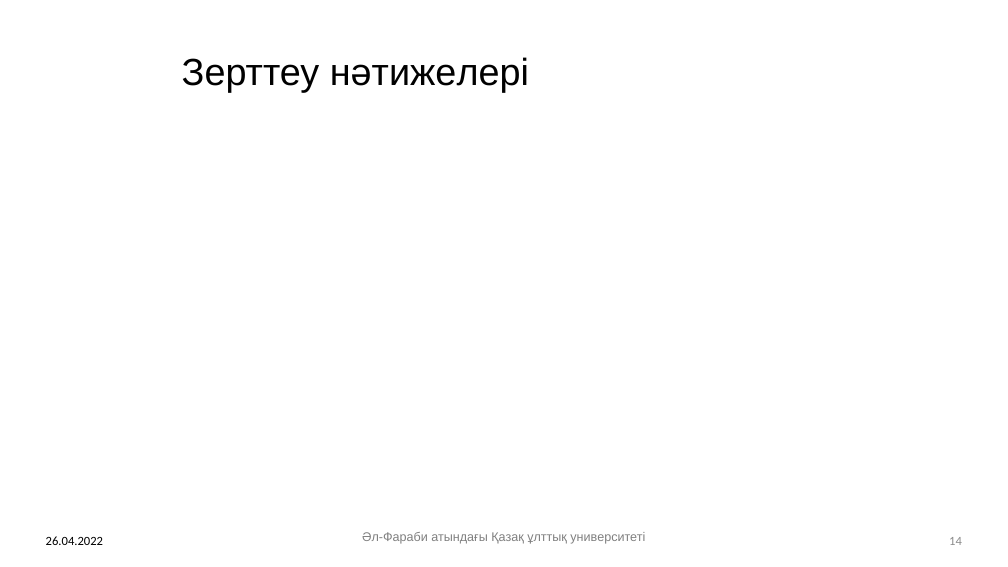
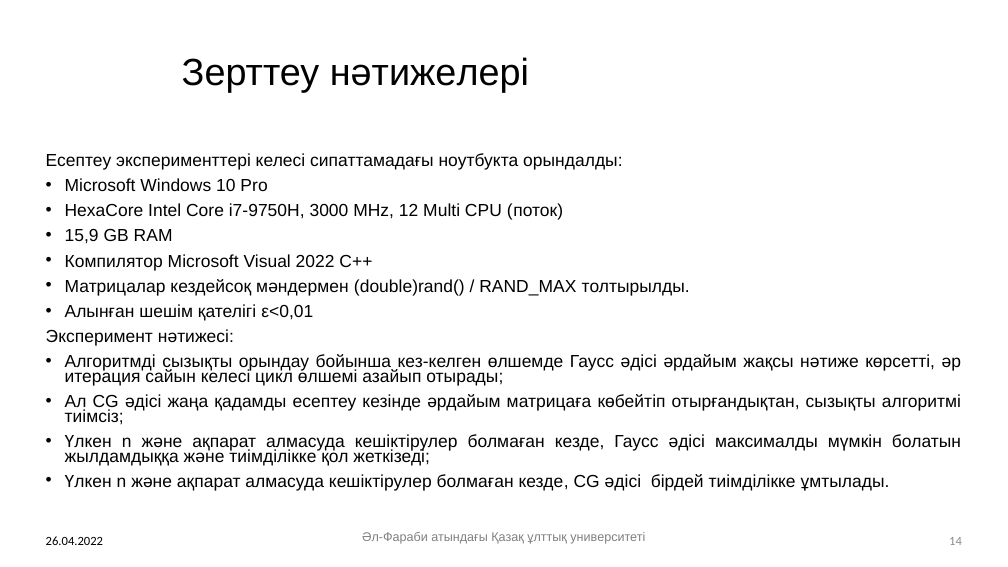
Before and after one commit to Narqyz/satj, a slide deck: slide 14 of Пример каз.pptx. Drawn at 1008x567 pixels with LibreOffice and Linux fonts; fonts in the diff are those of the drawing; background and template pictures are left out. Boxes give left, top, right and bottom in pixels: in the first picture for what was removed or moved away, otherwise in the second. Text is boxed around its words. In the diff, an @@ line names an element or a change of style, - is before the commit and + after.

```diff
--- a/Пример каз.pptx
+++ b/Пример каз.pptx
@@ text added at bbox=[46, 153, 961, 491], 16.6 pt, text #000000 @@
+Есептеу эксперименттері келесі сипаттамадағы ноутбукта орындалды:
+• Microsoft Windows 10 Pro
+• HexaCore Intel Core i7-9750H, 3000 MHz, 12 Multi CPU (поток)
+• 15,9 GB RAM
+• Компилятор Microsoft Visual 2022 C++
+• Матрицалар кездейсоқ мәндермен (double)rand() / RAND_MAX толтырылды.
+• Алынған шешім қателігі ε<0,01
+Эксперимент нәтижесі:
+• Алгоритмді сызықты орындау бойынша кез-келген өлшемде Гаусс әдісі әрдайым жақсы нәтиже көрсетті, әр итерация сайын келесі цикл өлшемі азайып отырады;
+• Ал CG әдісі жаңа қадамды есептеу кезінде әрдайым матрицаға көбейтіп отырғандықтан, сызықты алгоритмі тиімсіз;
+• Үлкен n және ақпарат алмасуда кешіктірулер болмаған кезде, Гаусс әдісі максималды мүмкін болатын жылдамдыққа және тиімділікке қол жеткізеді;
+• Үлкен n және ақпарат алмасуда кешіктірулер болмаған кезде, CG әдісі бірдей тиімділікке ұмтылады.
```
Also in this commit, not shown: 6 other slides changed.
